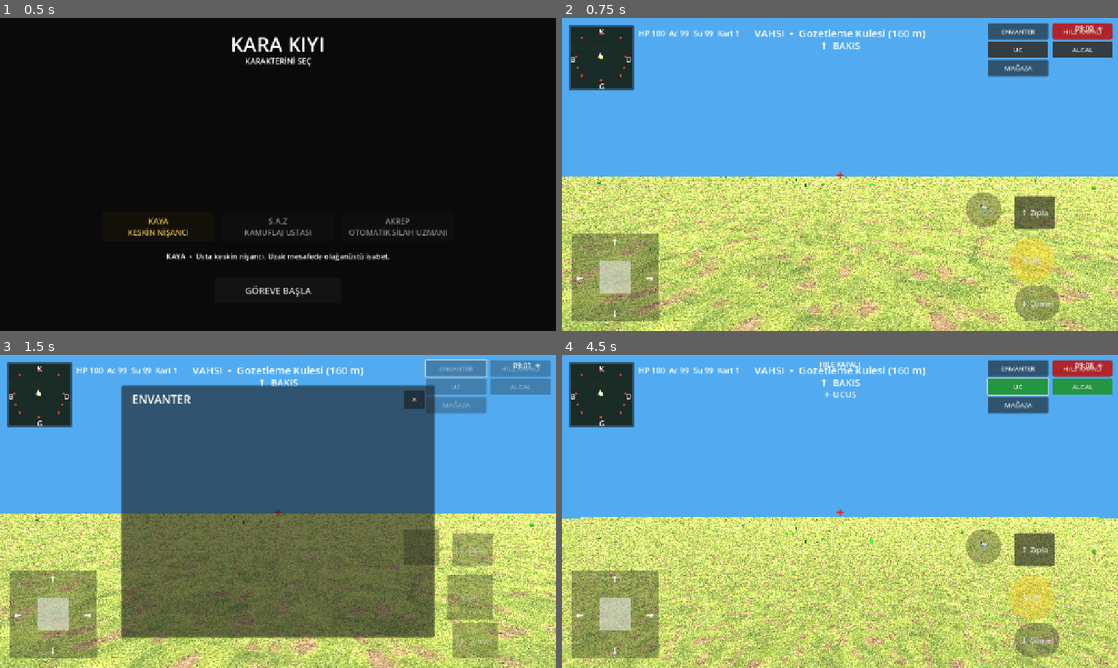
Above: before the commit, frames 1-4 (two rows, left to right).
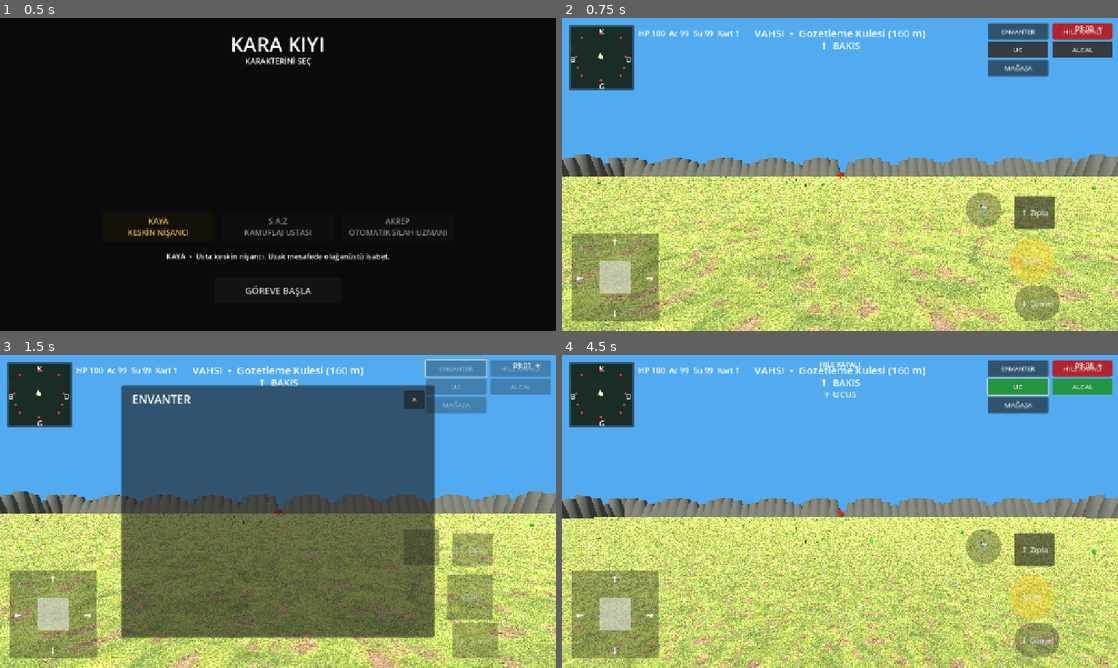
Above: after the commit, the same moments.

Repository: cantrsx-blip/GrayCardWars
Game: Godot game, scene res://scenes/Intro.tscn
Two runs of this game, one before a commit and one after it. Both use one fixed random seed, a clock stepped at 60 frames per second and the inputs below.
Inputs:
- Up to frame 1 (0.5 s): no input
- Up to frame 2 (0.75 s): click "GÖREVE BAŞLA" at 0.5 s
- Up to frame 3 (1.5 s): click "ENVANTER" at 1.25 s
- Up to frame 4 (4.5 s): click "✕" at 2 s; click "HILE KAPALI" at 2.75 s; click "HILE ACIK" at 3.5 s; click "UC" at 4.25 s

Frame 1 is identical in both runs. In frame 2, 5.4% of the frame differs, in the area x 0-100%, y 43-51%; in frame 3, 5.4%; in frame 4, 5.5%, in the area x 0-100%, y 44-53%.

Commit message:
Restore map edge mountains

Diff:
--- a/scripts/main.gd
+++ b/scripts/main.gd
@@ -507,6 +507,7 @@
 	_build_world_environment()
 	_build_world_light()
 	_build_terrain_mesh()
+	_build_map_edge_mountains()
 
 func _build_corner_settlements() -> void:
 	# All 20 settlements are distributed in the free interior. No four-corner lock.
